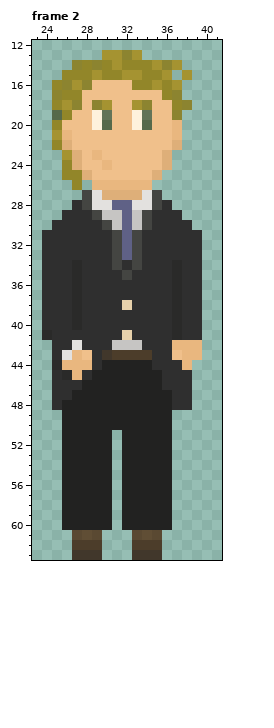
Edited in one commit: pixel-art file (Assets/art/MainCharacters/AandR/AnRIdleD.aseprite). Above, as it was before the edit.
64x64 pixels, 2 frames. Colours within 5 levels of each other are drawn and written as one. Shown: frame 2: x 23..41, y 12..63.
New version:
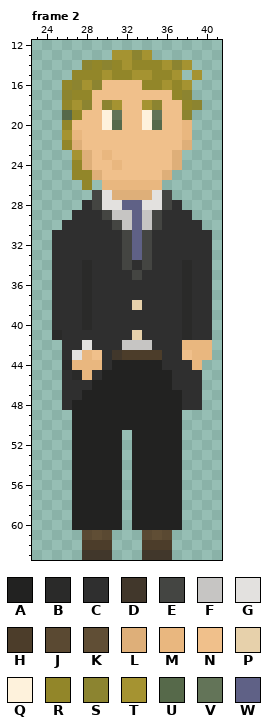
Palette (. is transparent): A #222221  B #2a2a29  C #2f2f2f  D #41372b  E #444542  F #c6c5c3  G #e3e1df  H #4c3d2a  J #5a4932  K #604e35  L #deaf79  M #e9b77f  N #f0c08b  P #e7d1ab  Q #fef2dc  R #928629  S #8c8430  T #a59331  U #56694a  V #637458  W #5f6186
The edit:
Changed rows in their new state; - is an unchanged pixel.
Frame 2:
first column x 24:
13 ------.-TST------
14 ---.SRSRT--RTST--
15 --.--RT-R-T-RT.T-
16 -.RSTS---N-RTRT--
17 -.S-R-------NRS--
18 -.RTSNST-NTS-NRS-
19 -.UR-NQV-NQV-NS--
20 -.R--NQU-NQU-NM--
21 -.TM---------NM--
22 -.RL---------NL--
23 --.TLNM-----NL---
24 --.RL-NM----NL---
25 --.-RL-----NL----
26 ---.R.-----M-----
27 ----.EG---LGE----
28 ---.CE-G-W-GEC---
29 --.--CE-FWFE--C--
30 -.----CEFWFE---C-
31 .------CEWE-----C
32 .------CEWE-----C
33 .------CEWE-----C
34 .--CB--CECE--CB-C
35 .--CB---CE---CB-C
36 .--CB--------CB-C
37 .--CB--------CB-C
38 .--CB---CP---CB-C
39 .--CB--------CB-C
40 .--CB--------CB-C
41 .B------CP---CB-C
42 -.-CG--C--F--C--M
43 -.CGMNCD---H-CN-M
44 -.B--MC----A--CM-
45 -.CBMC------A--C-
46 -.--C-------A--C-
47 -.-C---------A-C-
48 -.C----------A-C-
49 --.----------A---
50 --.----------A---
51 --.----A.----A---
52 --.----A.----A---
53 --.----A.----A---
54 --.----A.----A---
55 --.----A.----A---
56 --.----A.----A---
57 --.----A.----A---
58 --.----A.----A---
59 --.----A.----A---
60 --.----A.----A---
61 ---.JKJ--.JKJ----
62 ---.--H--.--H----
63 ---.--D--.--D----
Boxes around the changes in both pictures, in picture pixels (x1, y1, x2, y2):
changed: (42, 50, 212, 560)
